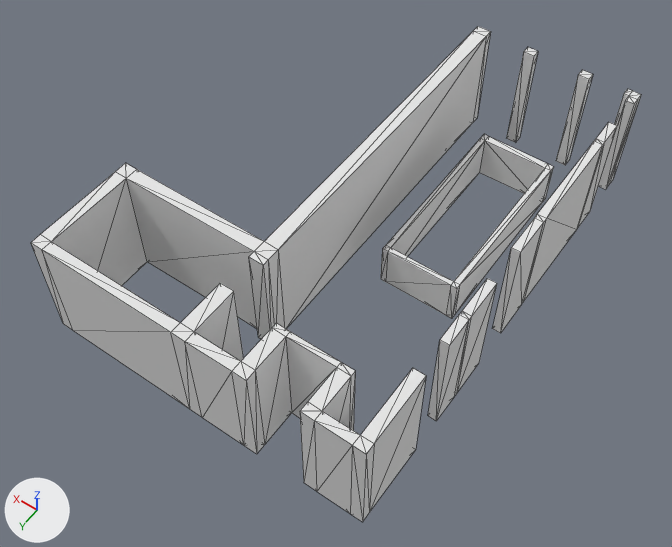
A saved change to the OBJ model LaboReV/data/baker/f2/couloir_f2.obj.
Rendered twice from a camera (50 mm lens) standing at (-5.2, 9.18, 13.92) and looking at (0.96, 0.56, 0.38). The lights are fixed; the arrows at lower left show +X, +Y and +Z. Mesh edges are drawn as thin lines. Where no turn or scale is listed for an object, it has been applied to the vertices.

Objects in the first picture: 'Cube_Cube.036'.
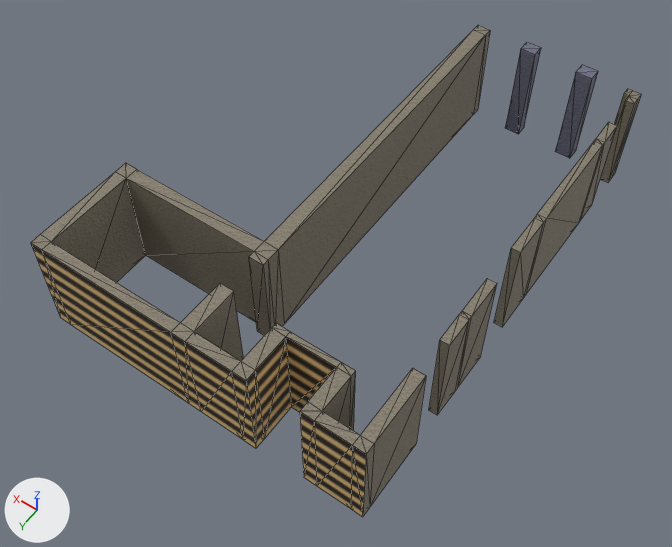
The newer file is also rescaled (x1.045), turned or shifted as a whole; pictures and numbers use the older file's frame.

What differs and where, as boxes (x1, y1, x2, y2) in the pictures (672 x 547 px; the box of a moved part takes in the faces that stretch with it):
```json
{"object": "Cube_Cube.036", "change": "reshaped", "before": [31, 26, 641, 522], "after": [31, 25, 641, 517]}
{"part": 1, "of": "me_cube_cube_036", "change": "added", "after": [555, 65, 598, 158]}
{"part": 2, "of": "me_cube_cube_036", "change": "added", "after": [505, 42, 541, 134]}
{"part": 3, "of": "me_cube_cube_036", "change": "deleted", "before": [381, 134, 554, 318]}
{"part": 4, "of": "me_cube_cube_036", "change": "deleted", "before": [507, 47, 538, 142]}
{"part": 5, "of": "me_cube_cube_036", "change": "deleted", "before": [556, 70, 593, 165]}
{"part": 6, "of": "me_cube_cube_036", "change": "moved or reshaped", "before": [52, 26, 641, 521], "after": [52, 25, 641, 516]}
{"part": 7, "of": "me_cube_cube_036", "change": "recoloured", "before": [31, 89, 641, 454], "after": [31, 89, 641, 454], "on screen": "white to grey"}
{"part": 8, "of": "me_cube_cube_036", "change": "recoloured", "before": [31, 243, 366, 517], "after": [31, 243, 366, 517], "on screen": "grey to brown"}
```

Edits to the scene script, one JSON object a line:
```json
{"op": "add", "block": "img_wall_blue_png", "code": ["img_wall_blue_png = load_image('wall_blue.png', '../../textures/wall_blue.png', 128, 128, 'sRGB')"]}
{"op": "add", "block": "img_ext_mur_png", "code": ["img_ext_mur_png = load_image('ext_mur.png', '../../textures/ext_mur.png', 4, 4, 'sRGB')"]}
{"op": "add", "block": "img_wall_png", "code": ["img_wall_png = load_image('wall.png', '../../textures/wall.png', 128, 128, 'sRGB')"]}
{"op": "add", "block": "mat_bluewall", "code": ["mat_bluewall = principled_material('blueWall')", "mat_bluewall.texture = img_wall_blue_png", "mat_bluewall.roughness = 0.693"]}
{"op": "add", "block": "mat_extwall", "code": ["mat_extwall = principled_material('extWall')", "mat_extwall.texture = img_ext_mur_png", "mat_extwall.roughness = 0.693"]}
{"op": "add", "block": "mat_greydwall", "code": ["mat_greydwall = principled_material('greyDWall')", "mat_greydwall.texture = img_wall_png", "mat_greydwall.roughness = 0.693"]}
{"block": "me_cube_cube_036", "where": "# used by ob_cube_cube_036; location = (0.0, 0.0, 0.0)"}
{"op": "remove", "block": "me_cube_cube_036", "code": "me_cube_cube_036.from_pydata(...)  # 196 vertices, 368 faces; spans x -2.08..4.49, y -4.96..4.15, z 0.0..2.3"}
{"op": "add", "block": "me_cube_cube_036", "code": "me_cube_cube_036.from_pydata(...)  # 164 vertices, 304 faces; spans x -2.08..4.49, y -5.09..4.15, z 0.2..2.3"}
{"block": "me_cube_cube_036", "change": "me_cube_cube_036 part 1: a new loose piece, a box spanning x -1.14..-0.8, y -5.09..-4.82, z 0.2..2.3, in mat_bluewall (picture img_wall_blue_png)"}
{"block": "me_cube_cube_036", "change": "me_cube_cube_036 part 2: a new loose piece, a box spanning x 0.08..0.39, y -5.08..-4.83, z 0.2..2.3, in mat_bluewall (picture img_wall_blue_png)"}
{"block": "me_cube_cube_036", "change": "me_cube_cube_036 part 3: the loose piece of 32 vertices spanning x -1.2..0.37, y -3.72..-0.06, z 0.0..0.9 is deleted"}
{"block": "me_cube_cube_036", "change": "me_cube_cube_036 part 4: the loose piece of 8 vertices spanning x 0.07..0.3, y -4.96..-4.78, z 0.0..2.3 is deleted"}
{"block": "me_cube_cube_036", "change": "me_cube_cube_036 part 5: the loose piece of 8 vertices spanning x -1.1..-0.87, y -4.96..-4.78, z 0.0..2.3 is deleted"}
{"block": "me_cube_cube_036", "change": "me_cube_cube_036 part 6"}
{"block": "me_cube_cube_036", "change": "70 vertices in x -2.08..4.49, y -4.96..4.15, z 0.0 move by (0.0, 0.0, 0.2)"}
{"block": "me_cube_cube_036", "change": "8 vertices move from x 1.13..1.42, y -4.96..-4.77, z 0.0..2.3 to x 1.16..1.44, y -4.99..-4.8, z 0.2..2.3"}
{"block": "me_cube_cube_036", "change": "me_cube_cube_036 part 7: 240 faces spanning x -2.08..4.49, y -4.99..4.15, z 0.2..2.3 switch from mat_none (white #e7e7e7) to mat_greydwall (picture img_wall_png)"}
{"block": "me_cube_cube_036", "change": "me_cube_cube_036 part 8: 40 faces spanning x -2.08..4.49, y -4.99..4.15, z 0.2..2.3 switch from mat_none (white #e7e7e7) to mat_extwall (picture img_ext_mur_png)"}
{"op": "add", "block": "me_cube_cube_036", "code": "me_cube_cube_036.materials.append(mat_bluewall)  # picture img_wall_blue_png"}
```
